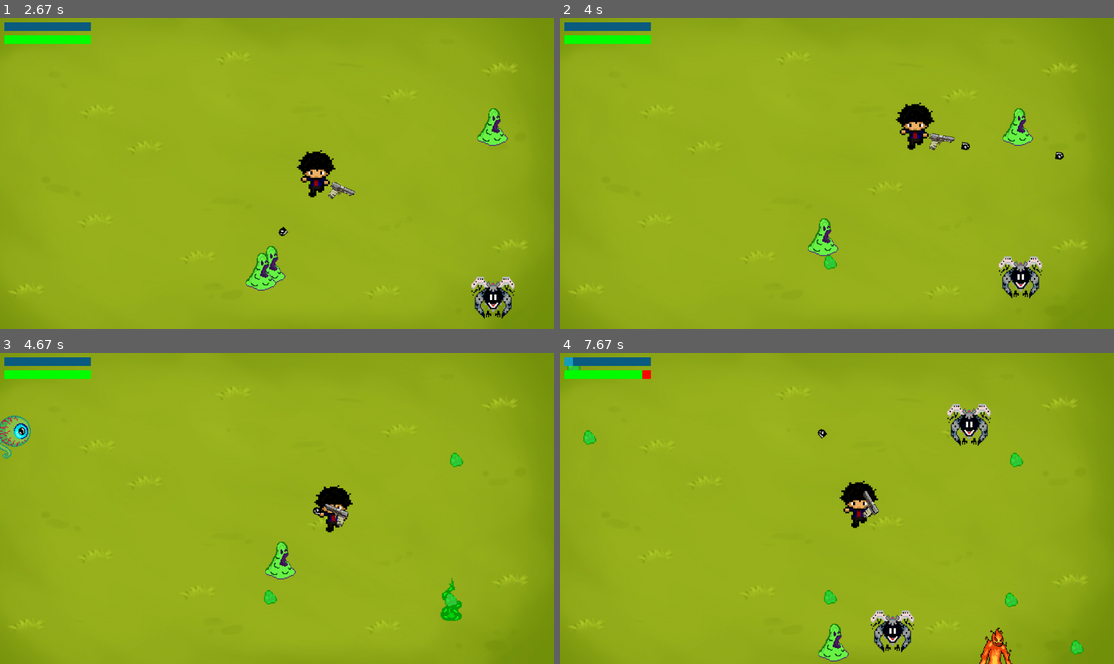
Above: before the commit, frames 1-4 (two rows, left to right).
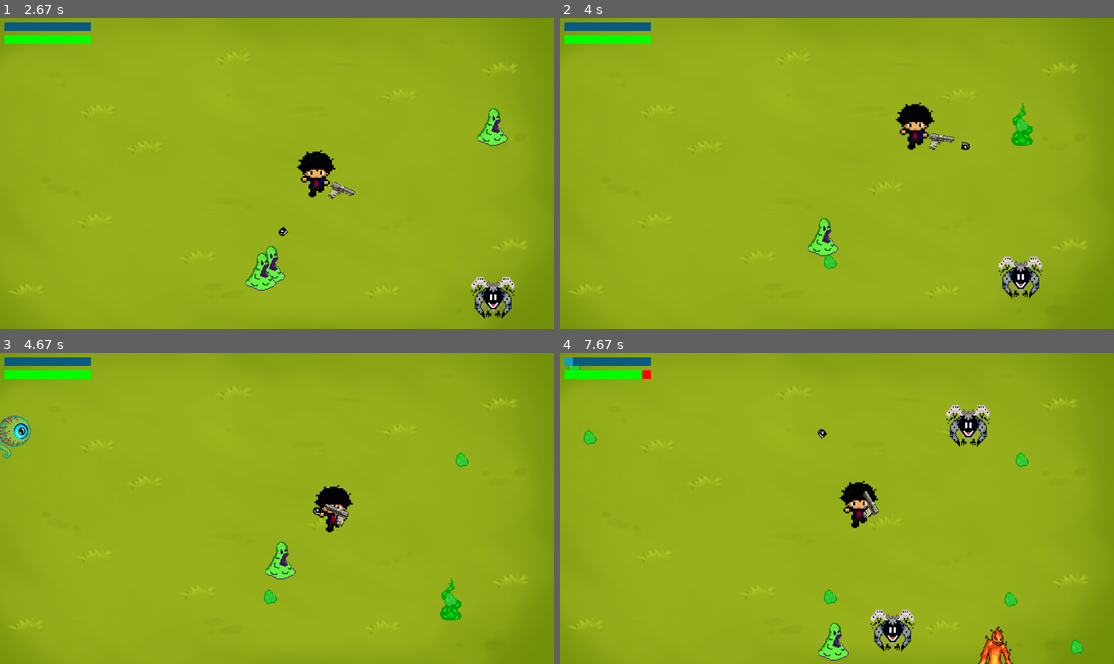
Above: after the commit, the same moments.

Repository: m13w/Legacy_of_Brok
Game: pygame game, started from pygame- game/main.py
Same seed, same stepped clock (60 frames per second), same inputs: the game is played once before the commit and once after it.
Inputs (mouse positions are in pixels of both pictures, inside the frame that each line leads up to):
- Up to frame 1 (2.67 s): hold D 0.33-0.8 s; move the mouse to (254, 185) at 0.37 s; hold W 0.83-1.13 s; move the mouse to (144, 176) at 0.87 s; hold D 1.17-1.63 s; move the mouse to (360, 64) at 1.2 s; hold A 1.67-2.2 s; move the mouse to (288, 67) at 1.7 s; hold S 2.23-2.53 s; move the mouse to (282, 204) at 2.27 s; hold A from 2.57 s (still down); move the mouse to (421, 223) at 2.6 s
- Up to frame 2 (4 s): release A at 2.97 s; hold W 3-3.37 s; move the mouse to (981, 145) at 3.03 s; hold D from 3.4 s (still down); move the mouse to (1036, 148) at 3.43 s
- Up to frame 3 (4.67 s): release D at 4.03 s; hold S 4.07-4.43 s; move the mouse to (470, 570) at 4.1 s; hold A from 4.47 s (still down); move the mouse to (299, 496) at 4.5 s
- Up to frame 4 (7.67 s): release A at 4.93 s; hold D 4.97-5.43 s; move the mouse to (715, 452) at 5 s; hold W 5.47-5.77 s; move the mouse to (986, 542) at 5.5 s; hold D 5.8-6.27 s; move the mouse to (748, 405) at 5.83 s; hold A 6.3-6.83 s; move the mouse to (1030, 505) at 6.33 s; hold S 6.87-7.17 s; move the mouse to (731, 433) at 6.9 s; hold A 7.2-7.6 s; move the mouse to (803, 415) at 7.23 s; hold W from 7.63 s (still down)

Frame 1 is identical in both runs. In frame 2, 0.5% of the frame differs, in the area x 47-91%, y 27-81%; in frame 3, 0.2%; in frame 4, 1.5%, in the area x 1-95%, y 4-100%.

Commit message:
Fix the issue where enemies would stop for the damage_cooldown ammount of time when taking damage. + code minor improvements.

Diff:
--- a/pygame- game/engine_init.py
+++ b/pygame- game/engine_init.py
@@ -1,7 +1,7 @@
 import pygame
 import random
 import math
-from load import gun_image, gun_image_rev, projectile_image,drop_image, enemy_images
+from load import gun_image, gun_image_rev, projectile_image,drop_image, enemy_images, player_image
 from user_settings import ENEMY_COL_RADIUS, PLAYER_COL_RADIUS, BULLET_SPEED, ENEMY_SPAWN_RATE
 
 enemies = []
@@ -43,9 +43,9 @@
         screen.blit(self.image, self.rect.topleft)
 
 class Player:
-    def __init__(self, image, position, xp_bar):
-        self.image = image
-        self.rect = image.get_rect(center=position)
+    def __init__(self, position, xp_bar):
+        self.image = player_image
+        self.rect = self.image.get_rect(center=position)
         self.radius = PLAYER_COL_RADIUS
         self.gun_image = gun_image
         self.gun_rect = self.gun_image.get_rect()
@@ -119,6 +119,7 @@
 class Enemy:
 
     enemies = []
+    active_explosions = []
 
     def __init__(self, image, spawn_point):
         self.image = image
--- a/pygame- game/main.py
+++ b/pygame- game/main.py
@@ -1,10 +1,15 @@
 """
 Brotato with chicken invaders upgrade mechanics - main file developed by VladIfju and CiprianPopa
 """
-import pygame
-import random
-import sys
-from user_settings import WINDOW_WIDTH, WINDOW_HEIGHT
+import pygame, sys
+from user_settings import (
+    WINDOW_WIDTH,
+    WINDOW_HEIGHT,
+    START_MAX_HP,
+    START_MAX_XP,
+    DAMAGE_COOLDOWN,
+    FPS
+    )
 from engine_init import (
     Crystal,
     Player,
@@ -21,41 +26,35 @@
     shot_effect
 )
 
-
-# pygame setup
+# Pygame Init
 pygame.init()
 screen = pygame.display.set_mode((WINDOW_WIDTH, WINDOW_HEIGHT))
 clock = pygame.time.Clock()
-running = True
-game_over = False
 pygame.display.set_caption("Legacy of Brok")
 pygame.display.set_icon(player_image)
 font = pygame.font.Font(None, 64)
-max_xp = 10
-xp_bar = XPBar(max_xp=max_xp)
+
+# Game init
+running = True
+game_over = False
 dt = 0
-start_hp = 100  # Adjust the maximum HP as needed
-hp_bar = HPBar(start_hp)
+damage_cooldown = 500
+# Player and UI init
+xp_bar = XPBar(max_xp=START_MAX_XP)
+hp_bar = HPBar(max_hp=START_MAX_HP)
 last_damage_time = 0
-damage_cooldown = 500 #ms 1k = 1s
-
-
 reset_button_rect = reset_image.get_rect()
 reset_button_rect.center = (WINDOW_WIDTH / 2, WINDOW_HEIGHT / 2 + 100)
 
-player = Player(
-    player_image,
-    (WINDOW_WIDTH / 2, WINDOW_HEIGHT / 2),
-    xp_bar=xp_bar
-    )
+player = Player((WINDOW_WIDTH / 2, WINDOW_HEIGHT / 2), xp_bar=xp_bar)
 
-active_explosions = []
 
 def reset_game():
     global game_over, player_pos, enemies, active_items
     game_over = False
     player_pos = pygame.Vector2(screen.get_width() / 2, screen.get_height() / 2)
     Enemy.enemies = []
+    Enemy.active_explosions = []
     player.collected_items = []  # Reset collected items
     player.level = 1  # Reset level
     player.xp = 0
@@ -78,6 +77,10 @@
         player.update(dt, keys, mouse_pos=mouse_pos)
         player.draw(screen)
 
+        # Update enemy movement
+        for enemy in Enemy.enemies[:]:
+            enemy.update(dt, player)
+
         # Detect and handle bullet-enemy collisions + explosions
         for bullet in player.projectiles[:]:
             bullet.update(dt)
@@ -87,11 +90,11 @@
                     Enemy.enemies.remove(enemy)
                     enemy.kill()
                     explosion = Explosion(shot_effect, enemy.rect.center, 200) # 200 = ms
-                    active_explosions.append(explosion)
+                    Enemy.active_explosions.append(explosion)
                     break
-        for explosion in active_explosions[:]:
+        for explosion in Enemy.active_explosions[:]:
             if explosion.update():
-                active_explosions.remove(explosion)
+                Enemy.active_explosions.remove(explosion)
             else:
                 explosion.draw(screen)
 
@@ -106,15 +109,19 @@
 
         #Colision test enemies
         for enemy in Enemy.enemies[:]:
-            enemy.update(dt, player)
             if enemy.check_collision(player):
                 current_time = pygame.time.get_ticks()
-                if current_time - last_damage_time > damage_cooldown:
+                if current_time - last_damage_time > DAMAGE_COOLDOWN:
                     hp_bar.update(10)
                     last_damage_time = current_time
                     if hp_bar.current_hp <= 0:
                         game_over = True
                 break
+
+        # Reduce damage cooldown over time
+        if damage_cooldown > 0:
+            damage_cooldown -= dt
+            damage_cooldown = max(0, damage_cooldown)  # Ensure it doesn't go negative
 
         #enemy spawner.
         Enemy.spawn_random_enemy(WINDOW_WIDTH, WINDOW_HEIGHT)
@@ -155,7 +162,7 @@
             reset_game()
 
     pygame.display.flip()
-    dt = clock.tick(60) / 1000  # limits FPS to 60
+    dt = clock.tick(FPS) / 1000  # limits FPS to 60
 
 pygame.quit()
 sys.exit()
--- a/pygame- game/user_settings.py
+++ b/pygame- game/user_settings.py
@@ -4,3 +4,7 @@
 PLAYER_COL_RADIUS = 40
 ENEMY_COL_RADIUS = 40
 BULLET_SPEED = 500
+START_MAX_XP = 10
+START_MAX_HP = 100
+DAMAGE_COOLDOWN = 500
+FPS = 60
